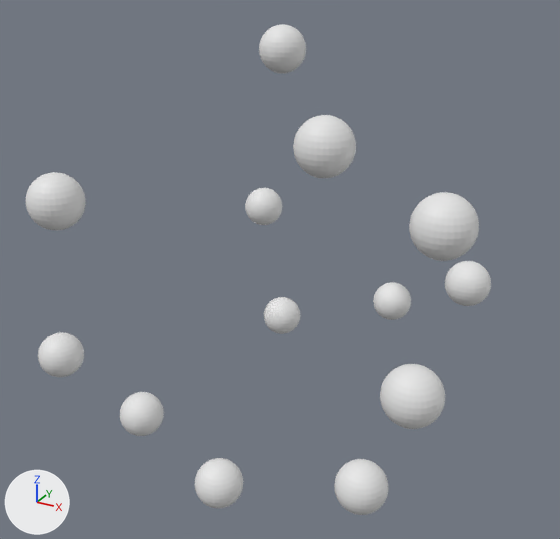
The Blender file spheres.blend: old version first, new version second.
Camera for both pictures: a 50 mm camera at (1.47, -2.74, 1.22) aimed at (0.01, -0.07, -0.12). The lights are fixed; the arrows at lower left show +X, +Y and +Z.
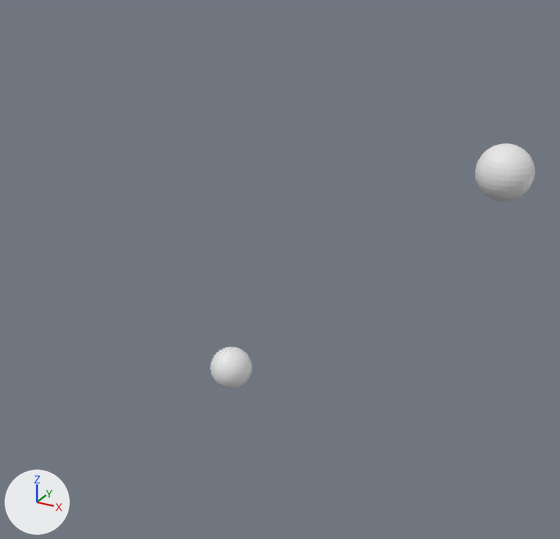
What differs and where, as boxes [x1, y1, x2, y2] in the pictures (560 x 539 px):
'Sphere.001', moved: before [409, 192, 479, 261]; after [475, 143, 535, 201]
'Sphere.011', deleted: before [380, 364, 445, 429]
'Sphere.004', deleted: before [293, 115, 356, 178]
'Sphere.009', deleted: before [26, 172, 86, 231]
'Sphere', moved: before [264, 297, 300, 334]; after [210, 347, 252, 389]
'Sphere.008', deleted: before [334, 459, 389, 515]
'Sphere.005', deleted: before [195, 458, 243, 508]
'Sphere.006', deleted: before [259, 24, 306, 73]
'Sphere.003', deleted: before [445, 261, 491, 306]
'Sphere.007', deleted: before [38, 332, 84, 377]
'Sphere.010', deleted: before [120, 392, 164, 436]
'Sphere.002', deleted: before [373, 282, 411, 320]
'Sphere.012', deleted: before [245, 188, 282, 225]

Diff of the bpy script that builds the scene:
```diff
--- a/spheres.blend.py
+++ b/spheres.blend.py
@@ ob_sphere @@
 ob_sphere = bpy.data.objects.new('Sphere', me_sphere_786)
-ob_sphere.location = (-0.339, 0.584, -0.714)
+ob_sphere.location = (-0.288, -0.017, -0.715)
@@ ob_sphere_001 @@
 ob_sphere_001 = bpy.data.objects.new('Sphere.001', me_sphere_787)
-ob_sphere_001.location = (0.867, -0.637, 0.419)
+ob_sphere_001.location = (0.902, -0.079, 0.441)
@@ ob_sphere_002 @@
-ob_sphere_002 = bpy.data.objects.new('Sphere.002', me_sphere_788)
-ob_sphere_002.location = (0.203, 0.817, -0.6)
@@ ob_sphere_003 @@
-ob_sphere_003 = bpy.data.objects.new('Sphere.003', me_sphere_789)
-ob_sphere_003.location = (0.697, 0.398, -0.219)
@@ ob_sphere_004 @@
-ob_sphere_004 = bpy.data.objects.new('Sphere.004', me_sphere_791)
-ob_sphere_004.location = (0.43, -0.543, 0.58)
@@ ob_sphere_005 @@
-ob_sphere_005 = bpy.data.objects.new('Sphere.005', me_sphere_792)
-ob_sphere_005.location = (0.015, -0.602, -0.869)
@@ ob_sphere_006 @@
-ob_sphere_006 = bpy.data.objects.new('Sphere.006', me_sphere_794)
-ob_sphere_006.location = (-0.149, 0.238, 0.749)
@@ ob_sphere_007 @@
-ob_sphere_007 = bpy.data.objects.new('Sphere.007', me_sphere_798)
-ob_sphere_007.location = (-0.847, -0.548, -0.531)
@@ ob_sphere_008 @@
-ob_sphere_008 = bpy.data.objects.new('Sphere.008', me_sphere_799)
-ob_sphere_008.location = (0.624, -0.566, -0.674)
@@ ob_sphere_009 @@
-ob_sphere_009 = bpy.data.objects.new('Sphere.009', me_sphere_800)
-ob_sphere_009.location = (-0.434, -0.872, 0.353)
@@ ob_sphere_010 @@
-ob_sphere_010 = bpy.data.objects.new('Sphere.010', me_sphere_802)
-ob_sphere_010.location = (-0.529, -0.411, -0.823)
@@ ob_sphere_011 @@
-ob_sphere_011 = bpy.data.objects.new('Sphere.011', me_sphere_813)
-ob_sphere_011.location = (0.846, -0.741, -0.112)
@@ ob_sphere_012 @@
-ob_sphere_012 = bpy.data.objects.new('Sphere.012', me_sphere_816)
-ob_sphere_012.location = (-0.509, 0.689, -0.149)
```
